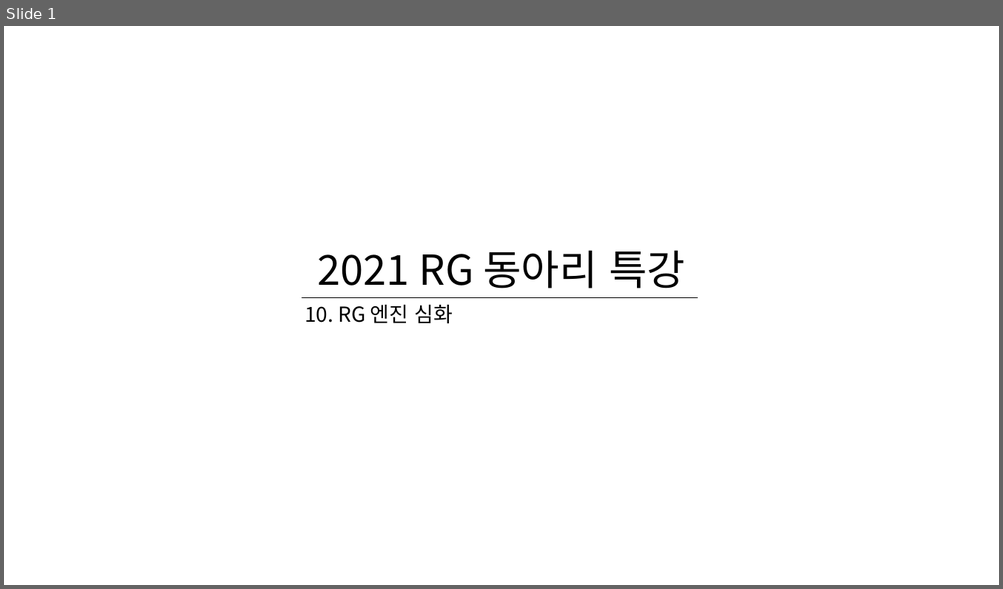
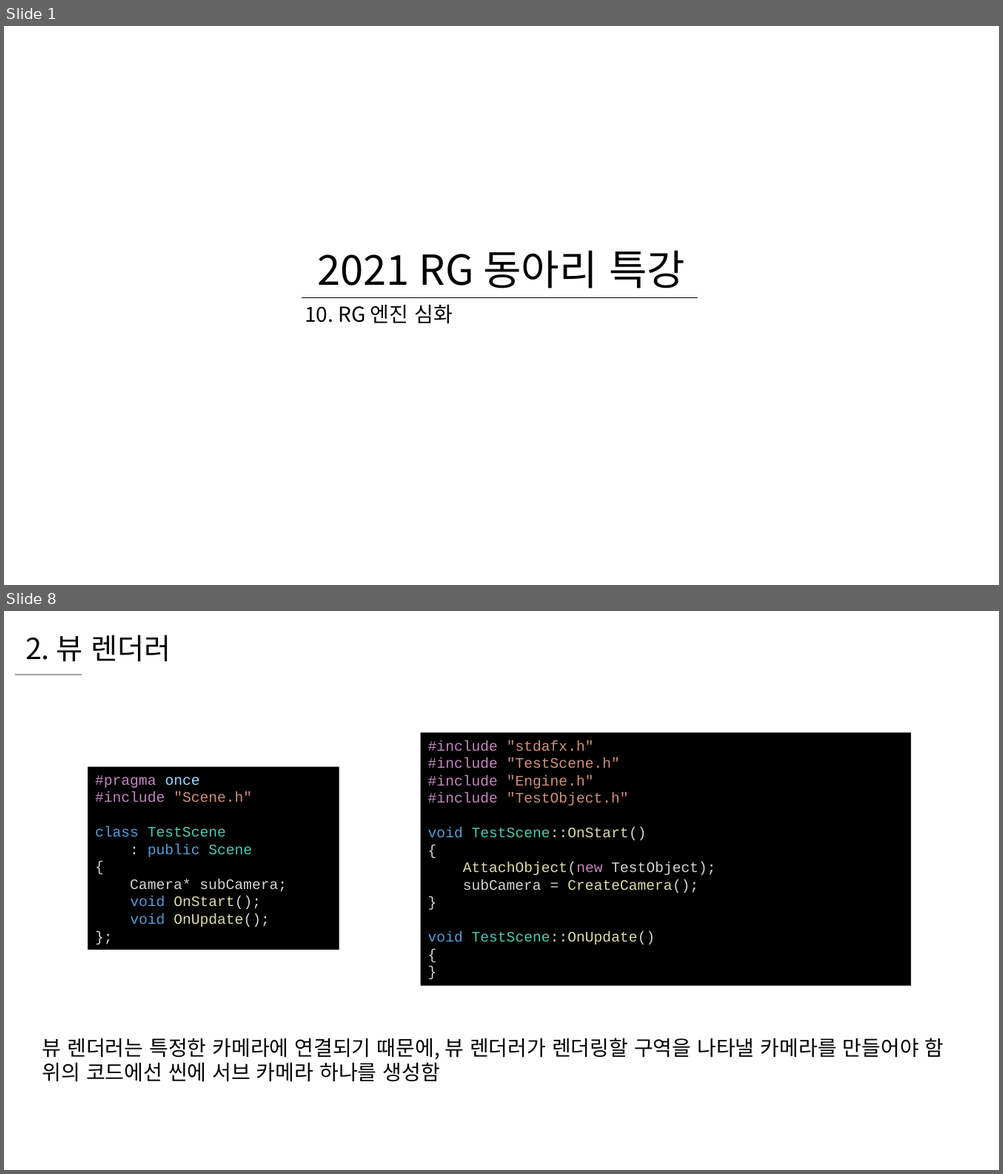
Before and after one commit to WooLyung/2021-RG-Lecture, a slide deck: 수업 자료/10 - RG 엔진 심화.pptx. Shown one above the other, each under a label of ours: slide 1 before the commit, slides 1 and 8 after it; the slides between them are not shown. The pictures are 1003x589 and 1003x1174 pixels, drawn with LibreOffice and Linux fonts; fonts in the diff are those of the drawing. Boxes give left, top, right and bottom in pixels: in the first picture for what was removed or moved away, otherwise in the second. Text is boxed around its words. In the diff, an @@ line names an element or a change of style, - is before the commit and + after.

```diff
--- a/수업 자료/10 - RG 엔진 심화.pptx
+++ b/수업 자료/10 - RG 엔진 심화.pptx
@@ slide 8 added at (4,611,999,1170), background #FFFFFF @@
@@ text added at (25,635,170,661), 28 pt, text #000000 @@
+2. 뷰 렌더러
@@ line added from (14, 675) to (82, 675), #000000 0.5 pt @@
@@ rectangle added at (421,732,910,986), fill #000000, 14 pt, text #CE9178 @@
+#include "stdafx.h"
+#include "TestScene.h"
+#include "Engine.h"
+#include "TestObject.h"
+void TestScene::OnStart()
+{
+AttachObject(new TestObject);
+subCamera = CreateCamera();
+}
+void TestScene::OnUpdate()
+{
+}
@@ rectangle added at (88,767,339,950), fill #000000, 14 pt, text #D4D4D4 @@
+#pragma once
+#include "Scene.h"
+class TestScene
+: public Scene
+{
+Camera* subCamera;
+void OnStart();
+void OnUpdate();
+};
@@ text added at (42,1038,944,1082), 20 pt, text #000000 @@
+뷰 렌더러는 특정한 카메라에 연결되기 때문에, 뷰 렌더러가 렌더링할 구역을 나타낼 카메라를 만들어야 함
+위의 코드에선 씬에 서브 카메라 하나를 생성함
```
Also in this commit, not shown: 3 slides changed, 12 other slides added.
